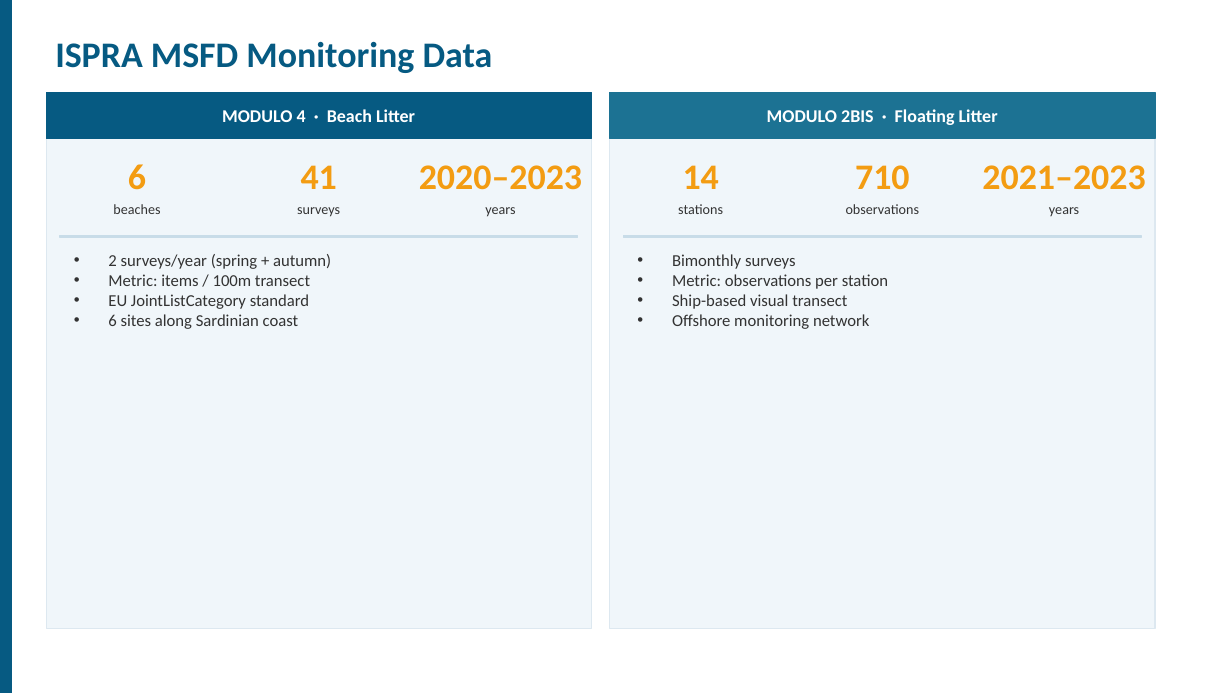
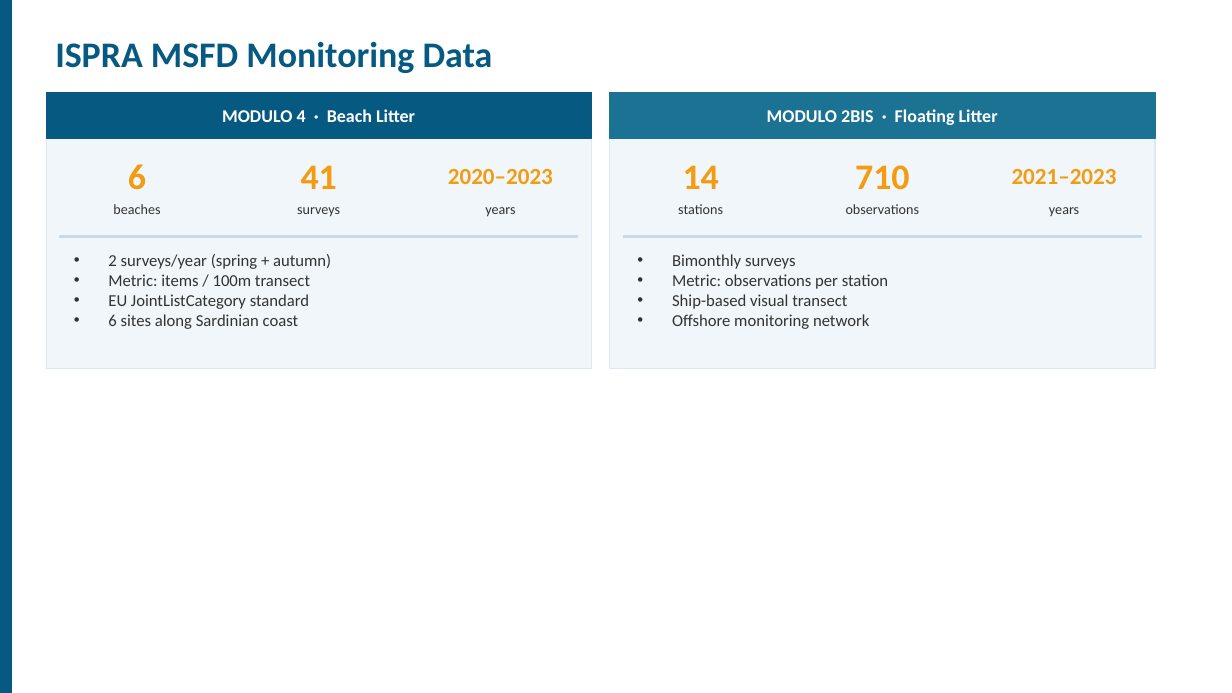
Before and after one commit to daniele22-u/hhe-labsardinia, a slide deck: slide 4 of Marine_Litter_Hazard_Sardinia.pptx. Drawn at 1232x693 pixels with LibreOffice and Linux fonts; fonts in the diff are those of the drawing. Boxes give left, top, right and bottom in pixels: in the first picture for what was removed or moved away, otherwise in the second. Text is boxed around its words. In the diff, an @@ line names an element or a change of style, - is before the commit and + after.

```diff
--- a/Marine_Litter_Hazard_Sardinia.pptx
+++ b/Marine_Litter_Hazard_Sardinia.pptx
@@ rectangle: place and size @@
-rectangle at (46,92,592,628)
+rectangle at (46,92,592,369)
@@ rectangle: place and size @@
-rectangle at (610,92,1155,628)
+rectangle at (610,92,1155,369)
@@ text "2020–2023" at (448,169,553,184): size 28 to 18 pt @@
@@ text "2021–2023" at (1012,169,1117,184): size 28 to 18 pt @@
```
Also in this commit, not shown: 4 other slides changed, 3 other files.
